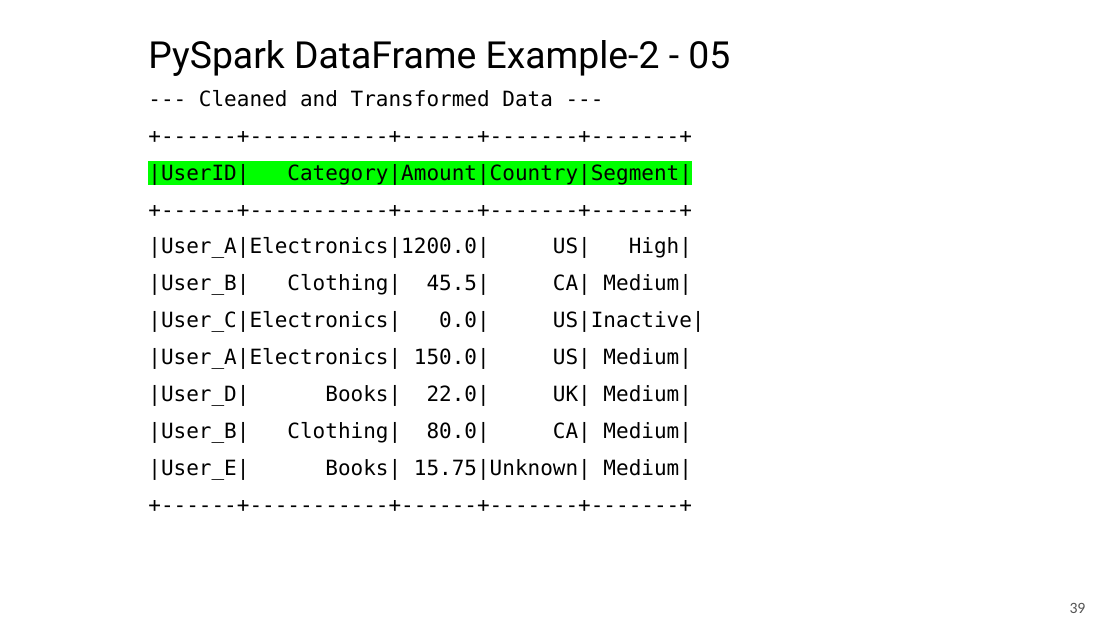
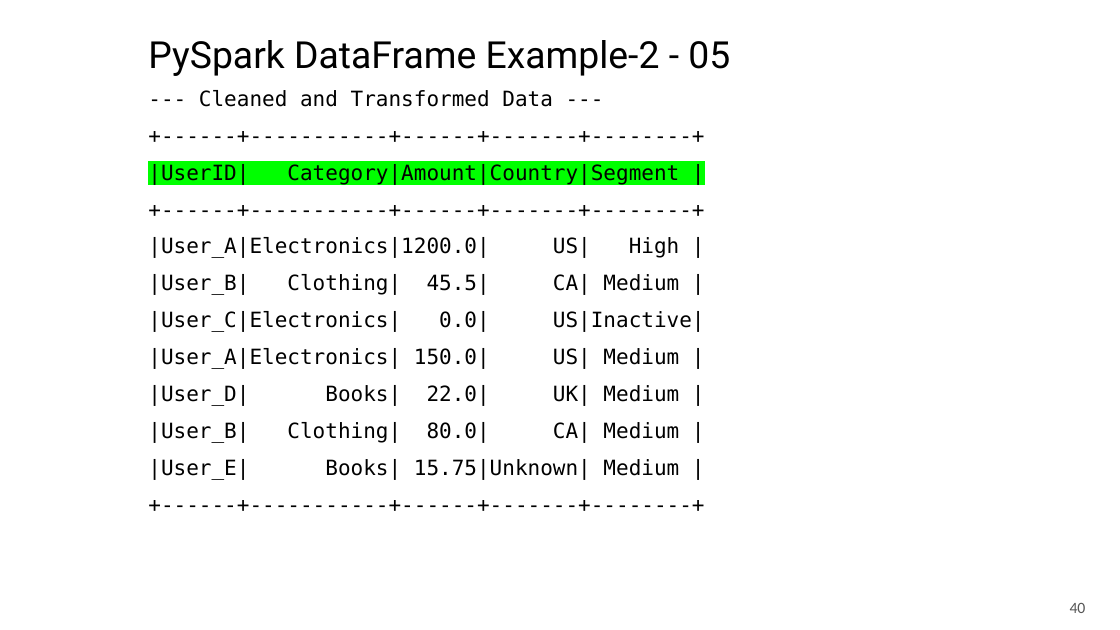
Before and after one commit to mahmoudparsian/big-data-modeling, a slide deck: slide 40 of course_information/COURSE_OUTLINE_10_WEEKS.pptx (slide 39 before the commit). Drawn at 1120x630 pixels with LibreOffice and Linux fonts; fonts in the diff are those of the drawing; background and template pictures are left out. Boxes give left, top, right and bottom in pixels: in the first picture for what was removed or moved away, otherwise in the second. Text is boxed around its words. In the diff, an @@ line names an element or a change of style, - is before the commit and + after.

```diff
--- a/course_information/COURSE_OUTLINE_10_WEEKS.pptx
+++ b/course_information/COURSE_OUTLINE_10_WEEKS.pptx
@@ subtitle at (x1=148, y1=164, x2=679, y2=295): text changed @@
-+------+-----------+------+-------+-------+
-|UserID| Category|Amount|Country|Segment|
-+------+-----------+------+-------+-------+
-|User_A|Electronics|1200.0| US| High|
-|User_B| Clothing| 45.5| CA| Medium|
++------+-----------+------+-------+--------+
+|UserID| Category|Amount|Country|Segment |
++------+-----------+------+-------+--------+
+|User_A|Electronics|1200.0| US| High |
+|User_B| Clothing| 45.5| CA| Medium |
@@ subtitle at (x1=148, y1=348, x2=679, y2=480): text changed @@
-|User_A|Electronics| 150.0| US| Medium|
-|User_D| Books| 22.0| UK| Medium|
-|User_B| Clothing| 80.0| CA| Medium|
-|User_E| Books| 15.75|Unknown| Medium|
-+------+-----------+------+-------+-------+
+|User_A|Electronics| 150.0| US| Medium |
+|User_D| Books| 22.0| UK| Medium |
+|User_B| Clothing| 80.0| CA| Medium |
+|User_E| Books| 15.75|Unknown| Medium |
++------+-----------+------+-------+--------+
@@ page number at (x1=1070, y1=603, x2=1086, y2=613): text changed @@
-39
+40
```
Also in this commit, not shown: 23 other slides changed, 2 slides added, 2 other files.
